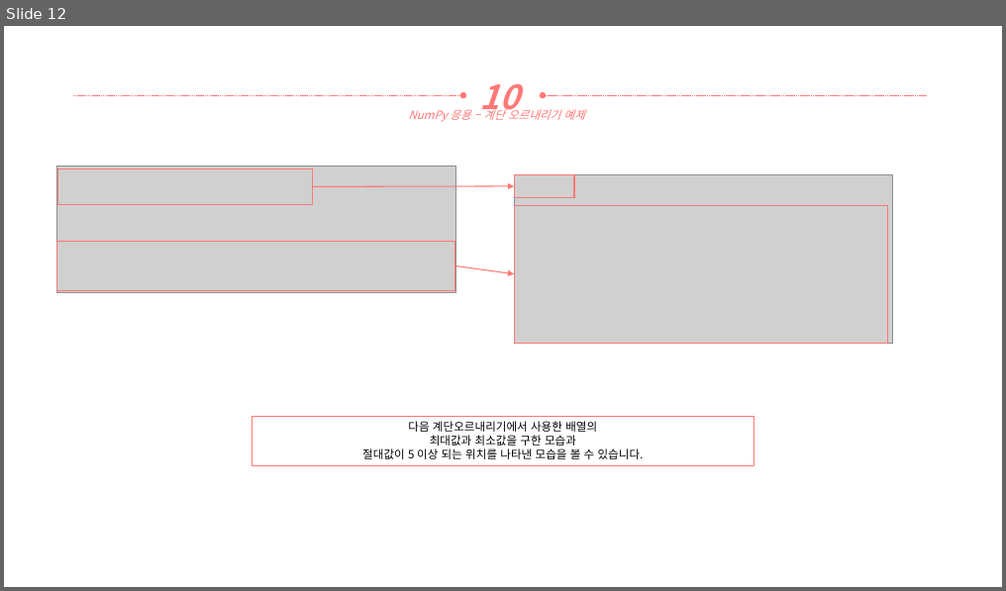
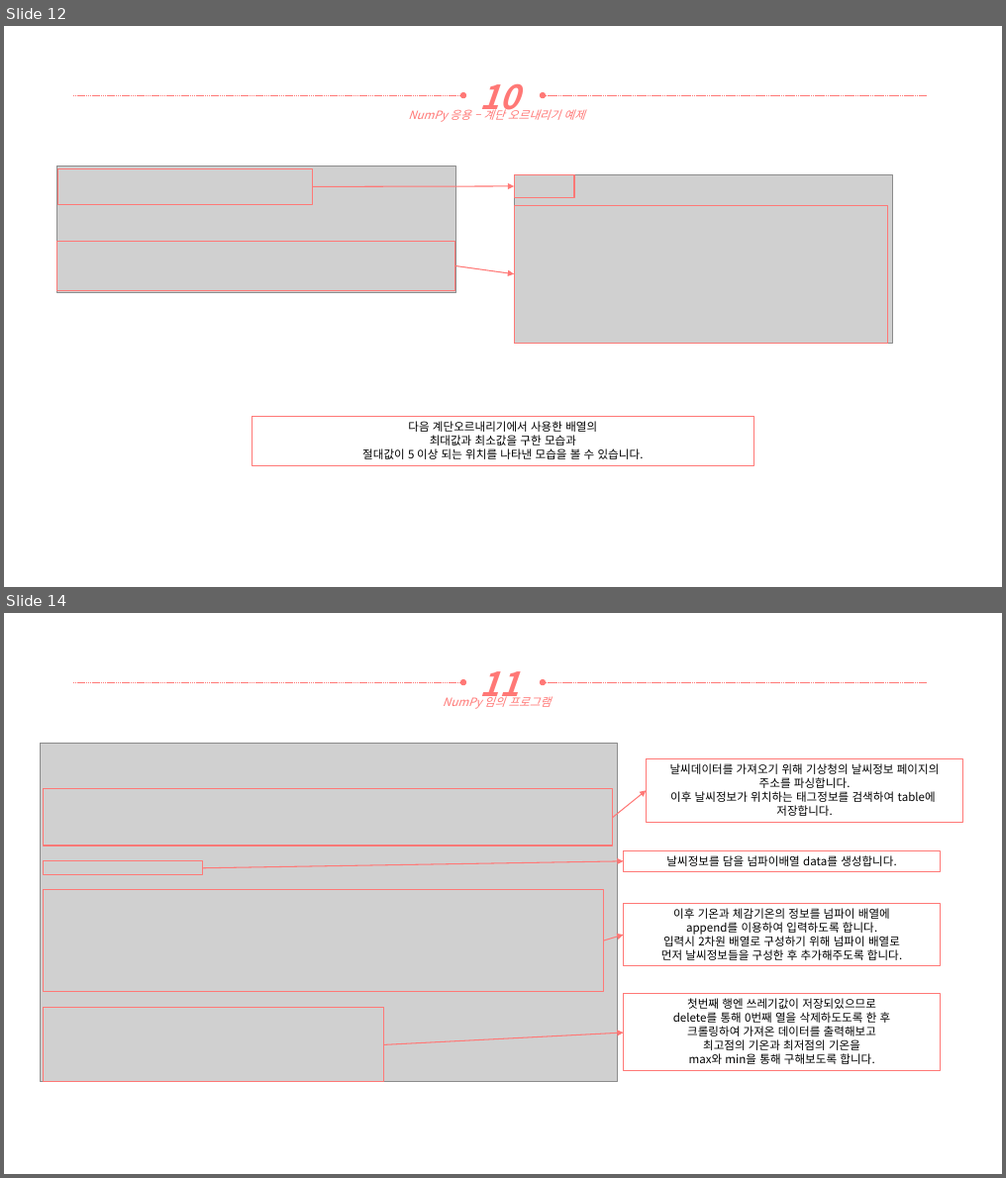
Before and after one commit to yooatom2200/Programing_Base_2, a slide deck: 8장/20164091-송희령-8장 과제.pptx. Shown one above the other, each under a label of ours: slide 12 before the commit, slides 12 and 14 after it; the slides between them are not shown. The pictures are 1006x591 and 1006x1178 pixels, drawn with LibreOffice and Linux fonts; fonts in the diff are those of the drawing; grey boxes stand for pictures. Boxes give left, top, right and bottom in pixels: in the first picture for what was removed or moved away, otherwise in the second. Text is boxed around its words. In the diff, an @@ line names an element or a change of style, - is before the commit and + after.

```diff
--- a/8장/20164091-송희령-8장 과제.pptx
+++ b/8장/20164091-송희령-8장 과제.pptx
@@ slide 14 added at (4,613,1002,1174), background #FFFFFF @@
@@ text added at (480,671,520,706), 32 pt, text #FF7876, bold, italic @@
+11
@@ arrow added from (73, 682) to (463, 682), #FF7876 0.5 pt dashed @@
@@ text added at (443,694,551,709), 11 pt, text #FF7876, italic @@
+NumPy 임의 프로그램
@@ arrow added from (927, 682) to (543, 682), #FF7876 0.5 pt dashed @@
@@ picture added at (40,743,618,1082) @@
@@ rectangle added at (647,759,963,822), outline #FF7876 1 pt, 11 pt, text #000000 @@
+날씨데이터를 가져오기 위해 기상청의 날씨정보 페이지의 주소를 파싱합니다.
+이후 날씨정보가 위치하는 태그정보를 검색하여 table에
+저장합니다.
@@ rectangle added at (43,789,613,846), outline #FF7876 1 pt @@
@@ arrow added from (613, 817) to (647, 790), #FF7876 1 pt @@
@@ rectangle added at (43,861,203,875), outline #FF7876 1 pt @@
@@ arrow added from (202, 868) to (623, 861), #FF7876 1 pt @@
@@ rectangle added at (623,851,941,872), outline #FF7876 1 pt, 11 pt, text #000000 @@
+날씨정보를 담을 넘파이배열 data를 생성합니다.
@@ rectangle added at (43,890,604,992), outline #FF7876 1 pt @@
@@ rectangle added at (623,903,941,966), outline #FF7876 1 pt, 11 pt, text #000000 @@
+이후 기온과 체감기온의 정보를 넘파이 배열에
+append를 이용하여 입력하도록 합니다.
+입력시 2차원 배열로 구성하기 위해 넘파이 배열로
+먼저 날씨정보들을 구성한 후 추가해주도록 합니다.
@@ arrow added from (604, 941) to (623, 935), #FF7876 1 pt @@
@@ rectangle added at (623,994,941,1071), outline #FF7876 1 pt, 11 pt, text #000000 @@
+첫번째 행엔 쓰레기값이 저장되있으므로
+delete를 통해 0번째 열을 삭제하도도록 한 후
+크롤링하여 가져온 데이터를 출력해보고
+최고점의 기온과 최저점의 기온을
+max와 min을 통해 구해보도록 합니다.
@@ rectangle added at (43,1008,383,1082), outline #FF7876 1 pt @@
@@ arrow added from (383, 1045) to (623, 1033), #FF7876 1 pt @@
```
Also in this commit, not shown: 2 other slides added, 3 other files.
